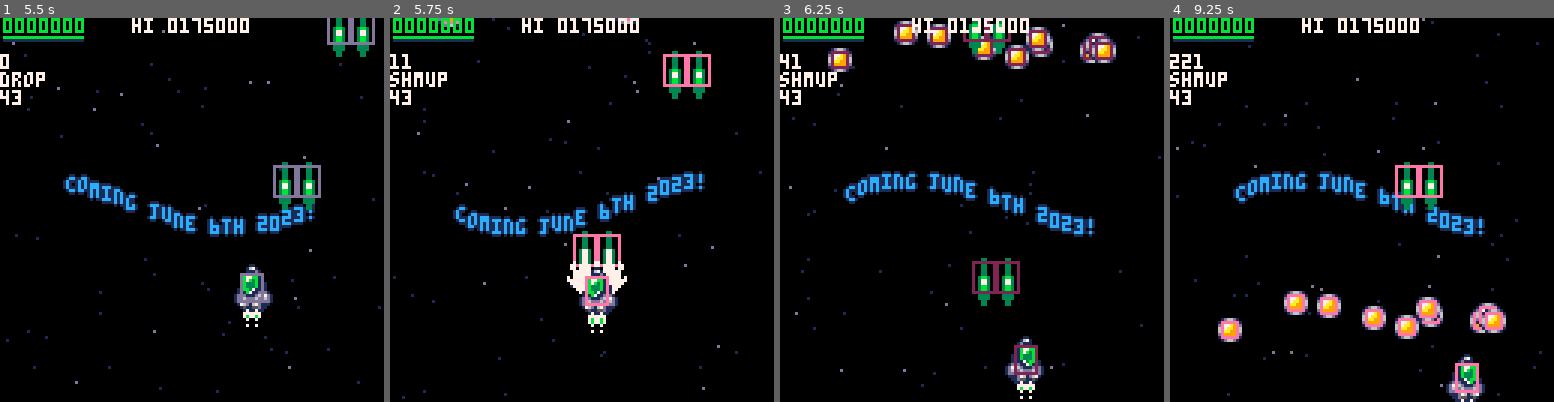
Above: before the commit, frames 1-4 (left to right).
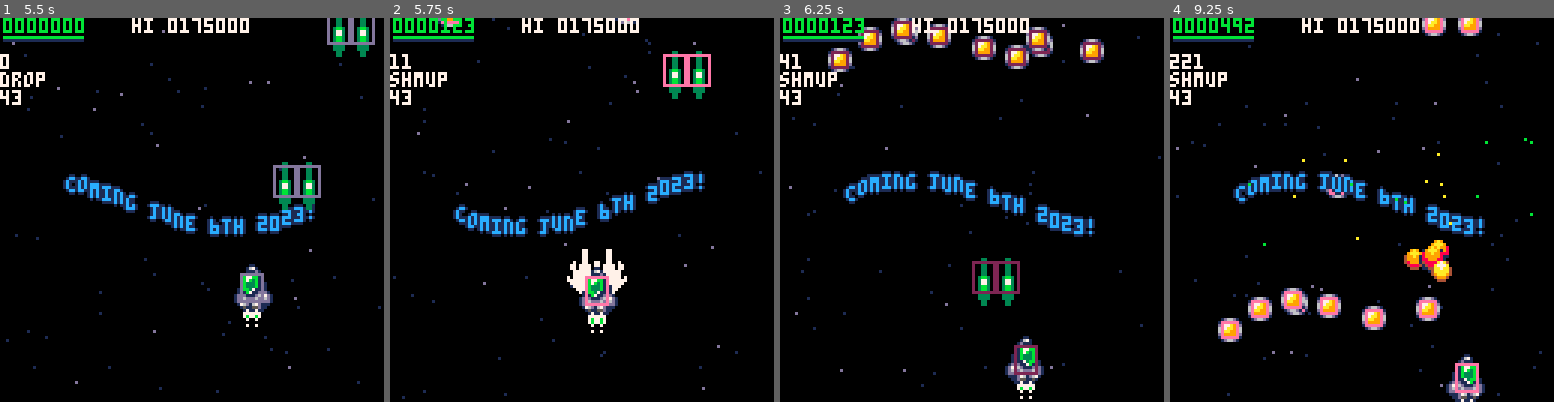
Above: after the commit, the same moments.

Repository: wimpysworld/antsy-alien-attack-pico
Game: PICO-8 cartridge main.p8
Two runs of this game, one before a commit and one after it. Both use one fixed random seed, a clock stepped at 60 frames per second and the inputs below.
Inputs:
- Up to frame 1 (5.5 s): tap X (X key) at 0.33, 1.07, 1.85, 2.97, 4.08, 5.2 s; tap O (Z key) at 0.7, 1.7, 2.1, 2.5, 2.9, 3.3, 3.7, 4.1, 4.5, 4.9, 5.3 s; hold Right 1.6-2.1 s; hold Up 2.15-2.42 s; hold Right 2.47-3.03 s; hold Left 3.08-3.58 s; hold Down 3.63-3.97 s; hold Right 4.02-4.68 s; hold Up 4.73-5.03 s; hold Left from 5.08 s (still down)
- Up to frame 2 (5.75 s): release Left at 5.68 s; tap O (Z key) at 5.7 s; hold Down from 5.73 s (still down)
- Up to frame 3 (6.25 s): release Down at 6.03 s; hold Right from 6.08 s (still down); tap O (Z key) at 6.1 s
- Up to frame 4 (9.25 s): tap X (X key) at 6.32, 7.43, 8.55 s; tap O (Z key) every 0.4 s from 6.5 to 8.9 s; release Right at 6.58 s; hold Right 6.63-7.13 s; hold Up 7.18-7.45 s; hold Right 7.5-8.07 s; hold Left 8.12-8.62 s; hold Down 8.67-9 s; hold Right from 9.05 s (still down)

Frame 1 is identical in both runs. In frame 2, 0.7% of the frame differs, in the area x 13-61%, y 0-65%; in frame 3, 1.7%; in frame 4, 4.4%, in the area x 13-95%, y 0-84%.

Commit message:
feat: add collision detection between player rockets and aliens
Alien HP is diminished by the damage the rocket carries.

Diff:
--- a/main.p8
+++ b/main.p8
@@ -772,6 +772,7 @@
 end
 
 function wait()
+ gamestate.ready=true
  if gamestate.gametime>120 and #explosions<=0 then
   objective_complete=true
  end
@@ -951,6 +952,31 @@
  end
 end
 
+function check_rocket_collision(rocket)
+ local pl=players[rocket.owner]
+ for al in all(aliens) do
+  if sprite_collision(rocket.sprite,al.sprite) then
+   gamestate.aliens_hit+=1
+   al.hp-=rocket.damage
+   if al.hp<=0 then
+    //sfx
+    gamestate.aliens_destroyed+=1
+    score_update(pl,al.reward)
+    emit_explosion(al.sprite.emit_x,al.sprite.emit_y,al.explosion_size,nil,pl.debris_style)
+    screen_flash+=al.explosion_screen_flash
+    screen_shake+=al.explosion_screen_shake
+    sfx(5+al.explosion_size)
+    del(aliens,al)
+   else
+    emit_debris(al.sprite.emit_x,al.sprite.emit_y,al.debris_size,pl.debris_style)
+    al.sprite.pal_whiteflash=4
+    sound_play(5)
+   end
+   del(rockets,rocket)
+  end
+ end
+end
+
 function update_rockets()
  for rocket in all(rockets) do
   sprite_loop_frame(rocket.sprite,0.75)
@@ -958,6 +984,8 @@
   if is_outside_playarea(rocket.x,rocket.y) then
    gamestate.player_misses+=1
    del(rockets,rocket)
+  else
+   check_rocket_collision(rocket)
   end
  end
 end
